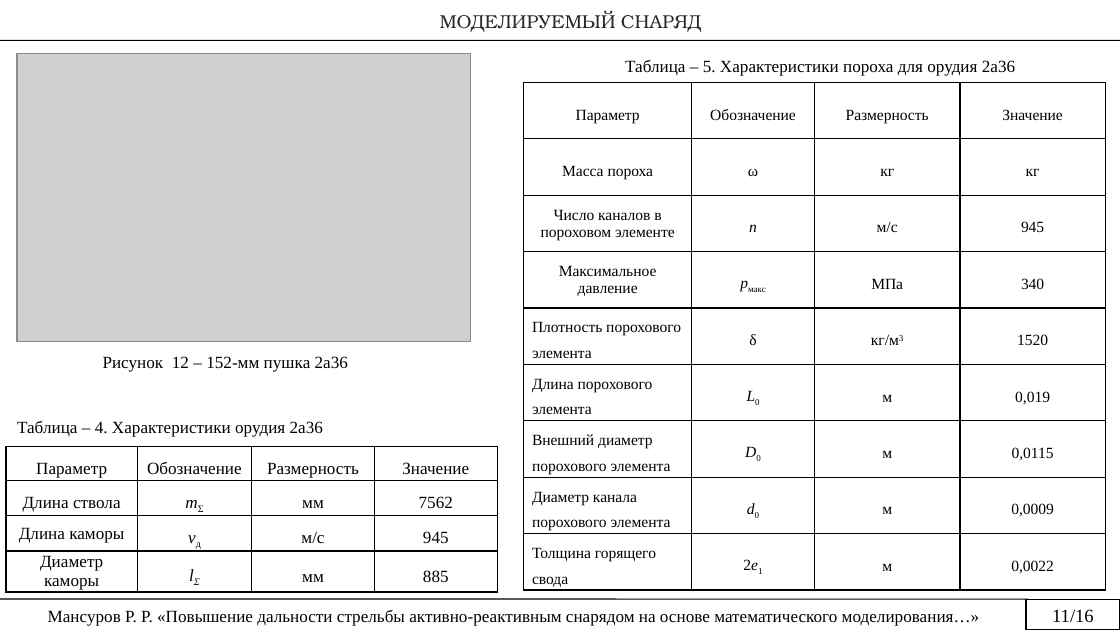
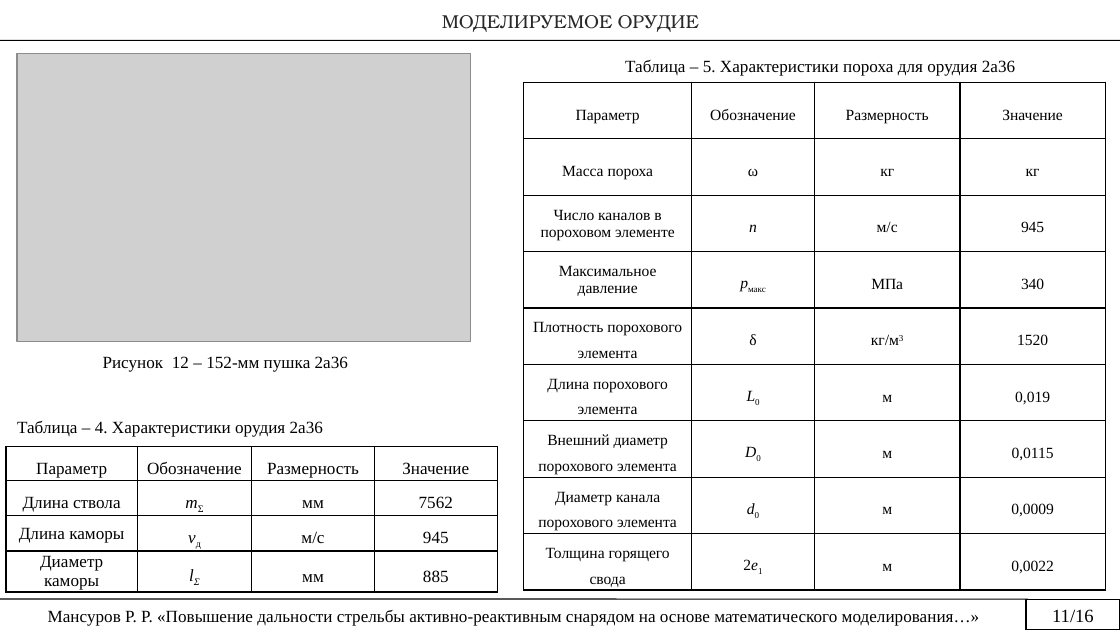
Before and after one commit to rustam-mansurov/cats, a slide deck: slide 11 of Диссертация/Мансуров Презентация.pptx. Drawn at 1120x630 pixels with LibreOffice and Linux fonts; fonts in the diff are those of the drawing; grey boxes stand for pictures. Boxes give left, top, right and bottom in pixels: in the first picture for what was removed or moved away, otherwise in the second. Text is boxed around its words. In the diff, an @@ line names an element or a change of style, - is before the commit and + after.

```diff
--- a/Диссертация/Мансуров Презентация.pptx
+++ b/Диссертация/Мансуров Презентация.pptx
@@ text at (442,15,699,32): text changed @@
-МОДЕЛИРУЕМЫЙ СНАРЯД
+МОДЕЛИРУЕМОЕ ОРУДИЕ
@@ table at (523,83,1105,591) @@
@@ alignment left to centre @@
```
Also in this commit, not shown: 2 other slides changed, 3 other files.
